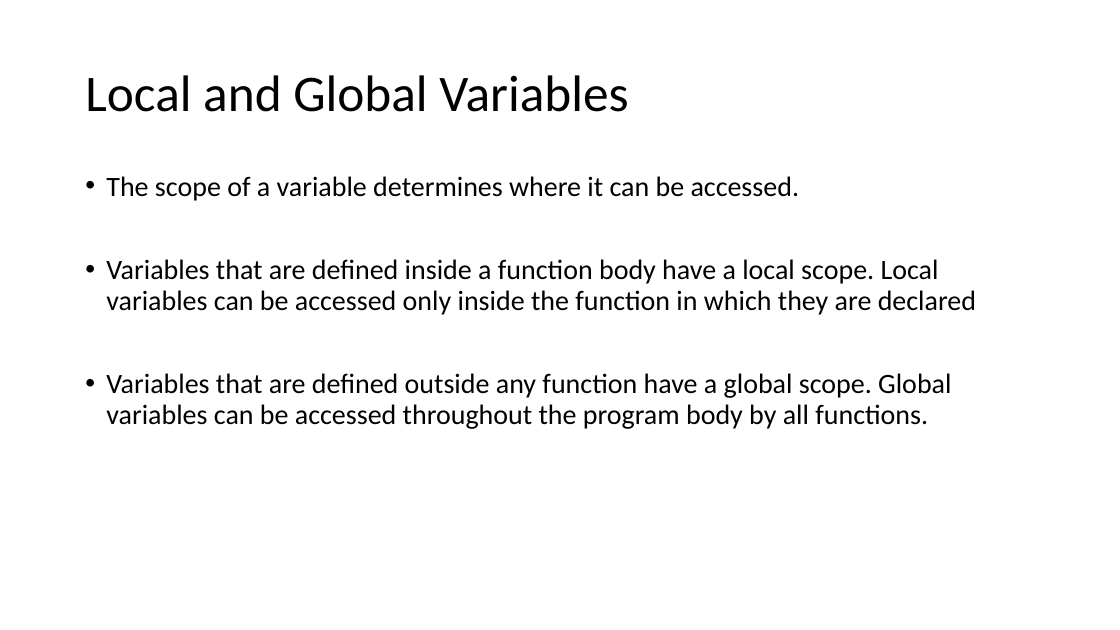
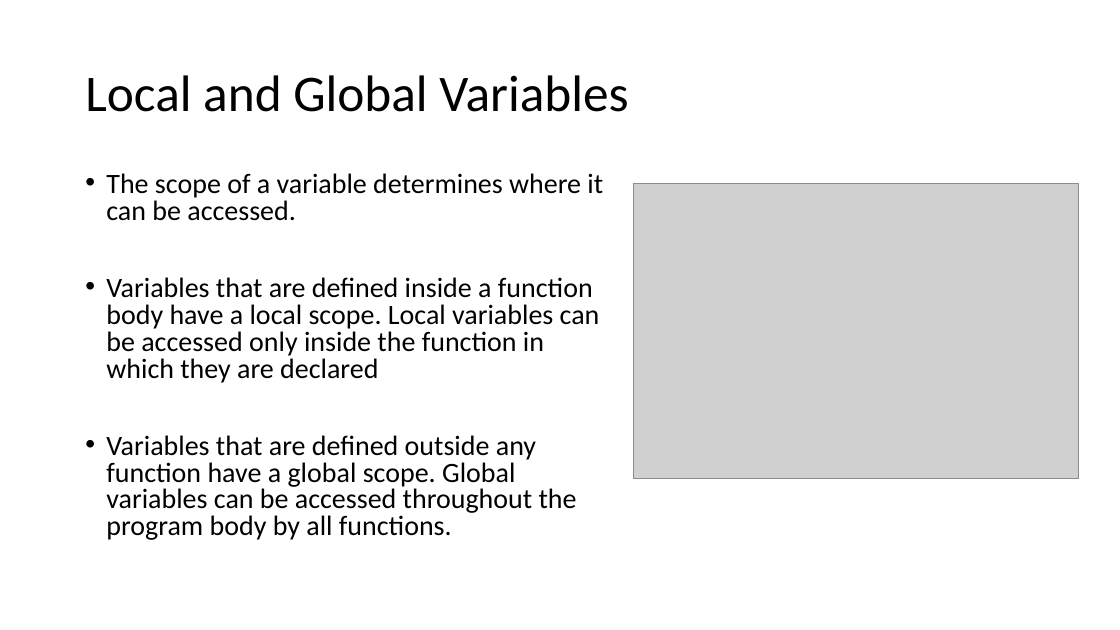
Before and after one commit to Spax04/PythonCourse, a slide deck: slide 13 of basic_new/Module 04 - Python Functions.pptx. Drawn at 1120x630 pixels with LibreOffice and Linux fonts; fonts in the diff are those of the drawing; grey boxes stand for pictures. Boxes give left, top, right and bottom in pixels: in the first picture for what was removed or moved away, otherwise in the second. Text is boxed around its words. In the diff, an @@ line names an element or a change of style, - is before the commit and + after.

```diff
--- a/basic_new/Module 04 - Python Functions.pptx
+++ b/basic_new/Module 04 - Python Functions.pptx
@@ text "The scope of a variable ..." at [106,173,603,540]: line spacing 0.9 to 0.8 @@
@@ picture added at [634,183,1079,479] @@
```
Also in this commit, not shown: 3 other slides changed, 10 other files.
